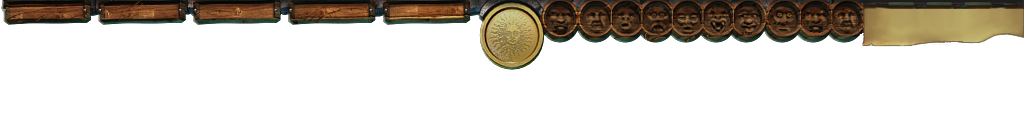
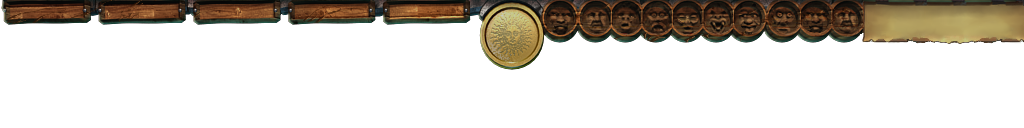
The second 1024 × 128 image is a revision of the first. Changes to its layers:
painted on "Pergament_Top" over box(859, 0, 1024, 47)
added layer "Malebene 1" above "Pergment" over box(859, 0, 1024, 47)
painted on "Pergment" over box(859, 0, 1024, 47)
